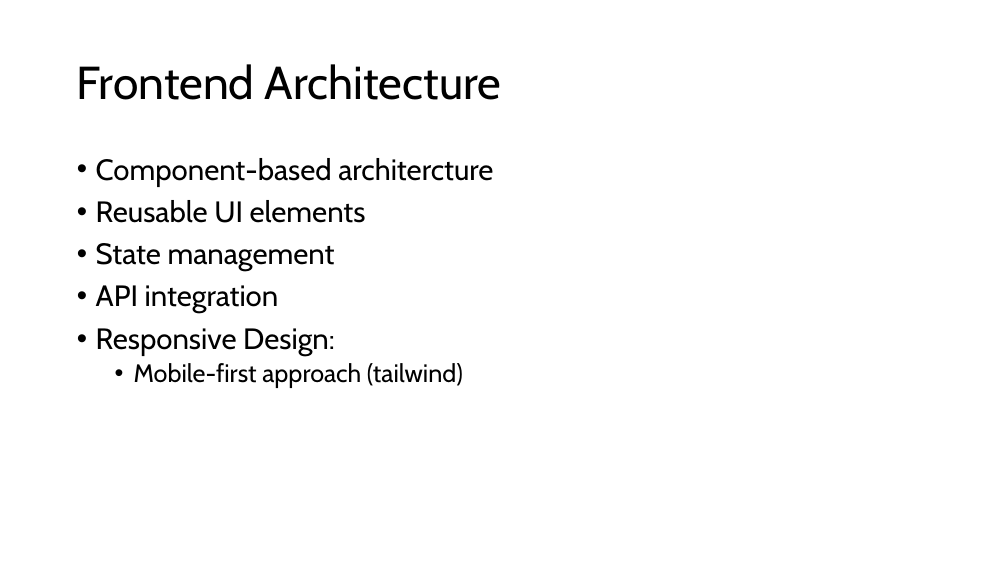
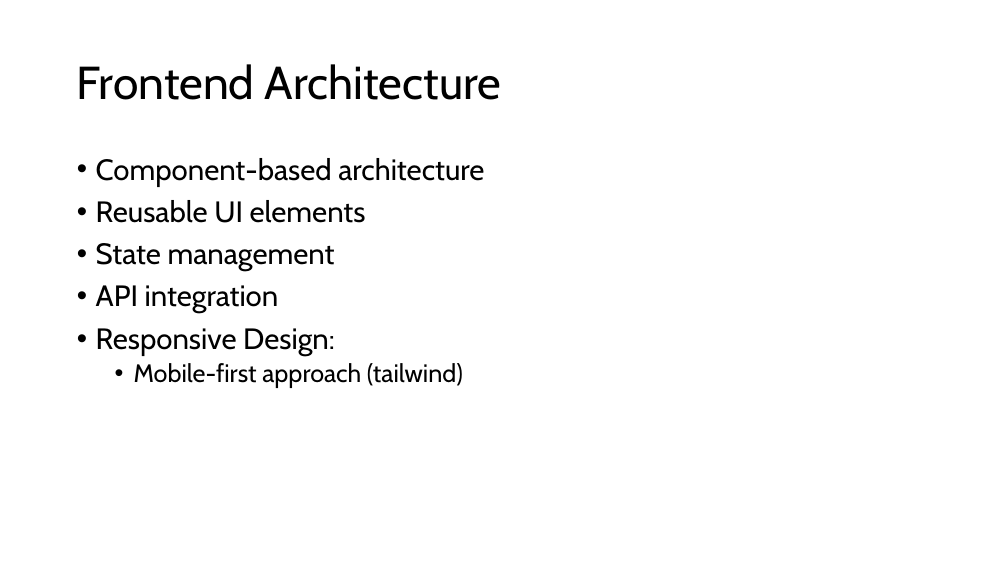
Before and after one commit to EsFrost/m2i_projet, a slide deck: slide 7 of presentation_en.pptx. Drawn at 1008x567 pixels with LibreOffice and Linux fonts; fonts in the diff are those of the drawing. Boxes give left, top, right and bottom in pixels: in the first picture for what was removed or moved away, otherwise in the second. Text is boxed around its words. In the diff, an @@ line names an element or a change of style, - is before the commit and + after.

```diff
--- a/presentation_en.pptx
+++ b/presentation_en.pptx
@@ text at (96,158,484,187): text changed @@
-• Component-based architercture
+• Component-based architecture
```
Also in this commit, not shown: 8 other files.
